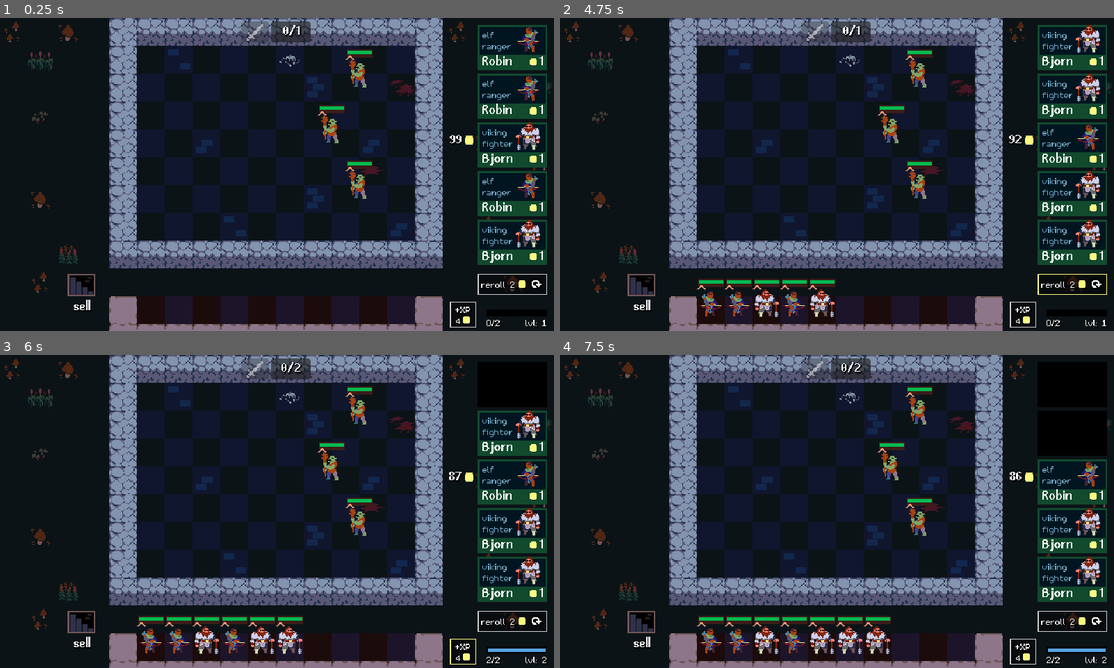
Above: before the commit, frames 1-4 (two rows, left to right).
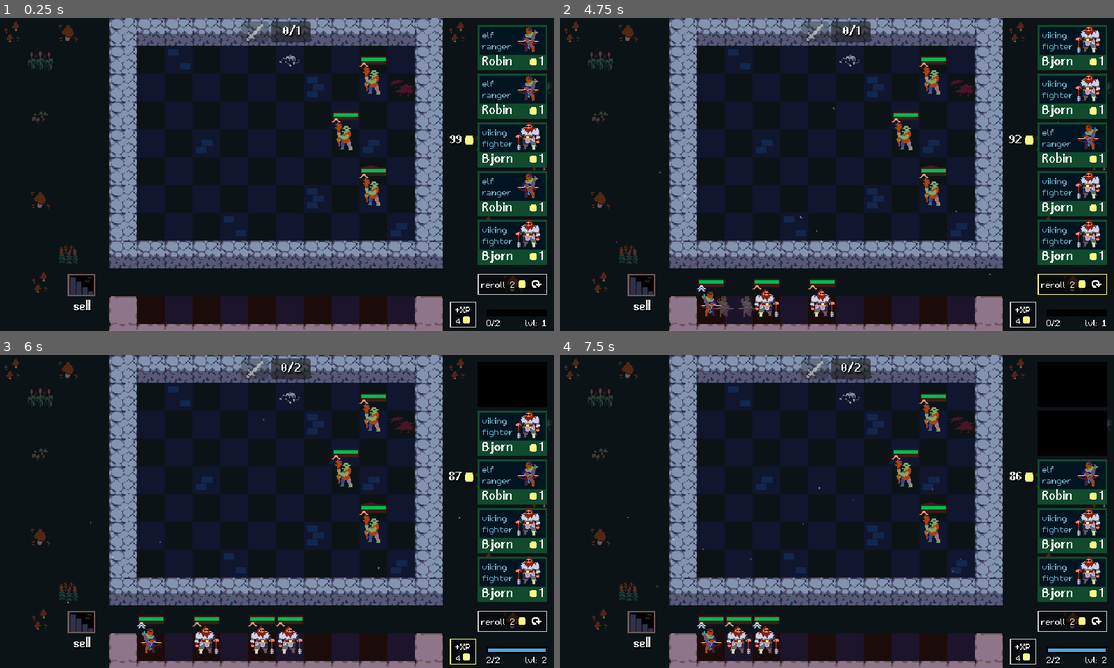
Above: after the commit, the same moments.

Repository: guladam/godot_autobattler_reference
Game: Godot game, scene res://scenes/arena/arena.tscn
Same seed, same stepped clock (60 frames per second), same inputs: the game is played once before the commit and once after it.
Inputs (mouse positions are in pixels of both pictures, inside the frame that each line leads up to):
- Up to frame 1 (0.25 s): no input
- Up to frame 2 (4.75 s): click (1069, 46) at 0.52 s; click (1069, 96) at 1.27 s; click (1069, 146) at 2.02 s; click (1069, 193) at 2.77 s; click (1069, 243) at 3.52 s; click (1069, 284) at 4.25 s
- Up to frame 3 (6 s): click (509, 383) at 5 s; click (465, 652) at 5.75 s
- Up to frame 4 (7.5 s): click (1069, 383) at 6.5 s; click (1069, 433) at 7.27 s

The runs differ from the first frame. In frame 1, 1.6% of the frame differs, in the area x 57-70%, y 10-60%; in frame 2, 2.3%; in frame 3, 2.2%; in frame 4, 3.2%, in the area x 12-78%, y 10-96%.

Commit message:
steering behaviour kinda working but gets stuck sometimes

Diff:
--- a/components/battle_handler.gd
+++ b/components/battle_handler.gd
@@ -29,6 +29,7 @@
 	get_tree().call_group("player_units", "queue_free")
 	get_tree().call_group("enemy_units", "queue_free")
 	get_tree().call_group("units", "show")
+	get_tree().call_group("units", "disable_collision", false)
 
 
 func _prepare_fight() -> void:
@@ -36,10 +37,13 @@
 		var new_unit: BattleUnit = BATTLE_UNIT.instantiate()
 		new_unit.add_to_group("player_units")
 		game_area_unit_grid.add_child(new_unit)
+		new_unit.collision_layer = 1
+		new_unit.collision_mask = 2
 		new_unit.stats = unit.stats
-		new_unit.global_position = unit.global_position
+		new_unit.global_position = unit.global_position + Vector2(Arena.HALF_CELL_SIZE.x, Arena.QUARTER_CELL_SIZE.y)
 		new_unit.modulate = Color.GREEN_YELLOW
 		new_unit.tree_exited.connect(_on_battle_unit_died)
+		unit.disable_collision(true)
 		unit.hide()
 
 	for enemy: BattleUnit in get_tree().get_nodes_in_group("enemy_units"):
--- a/components/chase_state.gd
+++ b/components/chase_state.gd
@@ -24,5 +24,5 @@
 
 
 func _on_area_entered(area: Area2D) -> void:
-	if area == actor_unit.target_finder.target:
+	if area:
 		_on_target_reached()
--- a/components/context_based_steering.gd
+++ b/components/context_based_steering.gd
@@ -3,9 +3,9 @@
 
 @export var battle_unit: BattleUnit
 @export var enabled := false
-@export var steer_force := 0.1
-@export var look_ahead := 64
-@export var rays := 8
+@export var steer_force := 0.25
+@export var look_ahead := 32
+@export var rays := 16
 
 var ray_directions: Array[Vector2] = []
 var interest: Array[float] = []
@@ -28,8 +28,8 @@
 
 	_set_interest()
 	_set_danger()
-	var desired_velocity := _choose_direction()
-	battle_unit.global_position += desired_velocity.lerp(desired_velocity, steer_force) * delta * 80
+	var desired_velocity := _choose_direction() * battle_unit.stats.movement_speed * delta
+	battle_unit.global_position += Vector2.ZERO.lerp(desired_velocity, steer_force)
 
 
 func _set_interest() -> void:
@@ -54,14 +54,12 @@
 		var query := PhysicsRayQueryParameters2D.create(
 			battle_unit.global_position,
 			battle_unit.global_position + ray_directions[i] * look_ahead,
-			3,
+			battle_unit.stats.team + 1,
 			[battle_unit.get_rid()]
 		)
 		query.collide_with_areas = true
 		query.collide_with_bodies = false
 		var result := space_state.intersect_ray(query)
-		if result:
-			print(result)
 		danger[i] = 1.0 if result else 0.0
 
 
--- a/scenes/arena/arena.tscn
+++ b/scenes/arena/arena.tscn
@@ -142,15 +142,21 @@
 metadata/_edit_lock_ = true
 
 [node name="Enemy" parent="Enemies" groups=["enemy_units"] instance=ExtResource("8_o7ur7")]
-position = Vector2(416, 64)
+position = Vector2(432, 72)
+collision_layer = 2
+collision_mask = 1
 stats = ExtResource("9_k78nh")
 
 [node name="Enemy2" parent="Enemies" groups=["enemy_units"] instance=ExtResource("8_o7ur7")]
-position = Vector2(384, 128)
+position = Vector2(400, 136)
+collision_layer = 2
+collision_mask = 1
 stats = ExtResource("9_k78nh")
 
 [node name="Enemy3" parent="Enemies" groups=["enemy_units"] instance=ExtResource("8_o7ur7")]
-position = Vector2(416, 192)
+position = Vector2(432, 200)
+collision_layer = 2
+collision_mask = 1
 stats = ExtResource("9_k78nh")
 
 [node name="SellPortal" parent="." instance=ExtResource("8_4fftf")]
--- a/scenes/battle_unit/battle_unit.tscn
+++ b/scenes/battle_unit/battle_unit.tscn
@@ -48,6 +48,7 @@
 offset_bottom = -11.0
 
 [node name="FSMDebug" type="Label" parent="."]
+visible = false
 offset_left = -45.0
 offset_top = -47.0
 offset_right = 44.0
@@ -71,9 +72,8 @@
 [node name="ContextBasedSteering" type="Node" parent="." node_paths=PackedStringArray("battle_unit")]
 script = ExtResource("10_6u8r1")
 battle_unit = NodePath("..")
-steer_force = 0.25
 look_ahead = 24
-rays = 16
+rays = 12
 
 [node name="DebugDraw" type="Node2D" parent="." node_paths=PackedStringArray("cbs")]
 script = ExtResource("11_hb3ti")
--- a/scenes/debug_draw.gd
+++ b/scenes/debug_draw.gd
@@ -1,15 +1,6 @@
 extends Node2D
 
 @export var cbs: ContextBasedSteering
-
-
-func _ready() -> void:
-	Engine.time_scale = 0.05
-
-
-func _input(event: InputEvent) -> void:
-	if event.is_action_pressed("ui_accept"):
-		get_tree().get_first_node_in_group("player_units").get_node("DebugDraw").visible = true
 
 
 func _draw() -> void:
--- a/scenes/unit/unit.gd
+++ b/scenes/unit/unit.gd
@@ -4,6 +4,7 @@
 @export var stats: UnitStats : set = set_stats
 
 @onready var skin: CustomSkin = $Visuals/Skin
+@onready var collision_shape_2d: CollisionShape2D = $CollisionShape2D
 @onready var health_bar: ProgressBar = $HealthBar
 @onready var mana_bar: ProgressBar = $ManaBar
 @onready var tier_icon: TierIcon = $TierIcon
@@ -19,6 +20,10 @@
 func _ready() -> void:
 	drag_and_drop.drag_started.connect(_on_drag_started)
 	drag_and_drop.drag_canceled.connect(_on_drag_canceled)
+
+
+func disable_collision(value: bool) -> void:
+	collision_shape_2d.set_deferred("disabled", value)
 
 
 func set_stats(value: UnitStats) -> void:
